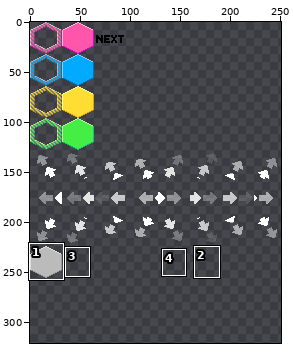
Two states of a sprite sheet, hex-32x32.png. The picture above shows the old version from afar; the outline marks the close-up.
Close-up. Before the edit:
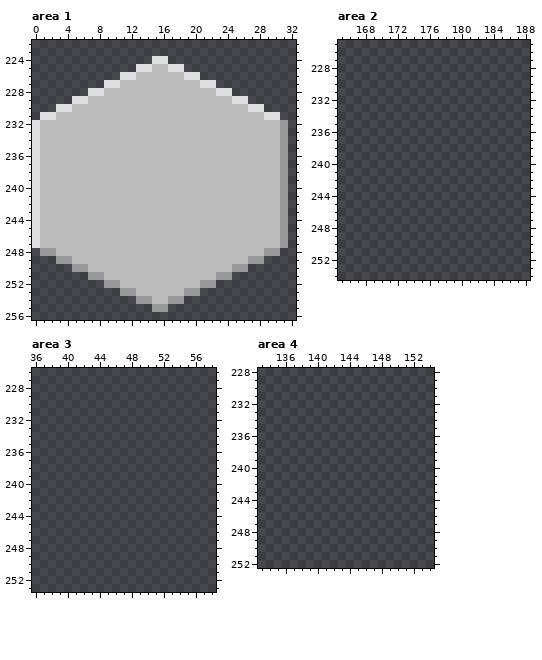
The file is 288x352 pixels. Shown: area 1: x 0..32, y 222..256; area 2: x 165..188, y 225..254; area 3: x 36..58, y 226..253; area 4: x 133..154, y 228..252. The wide view leaves out empty margins. The commit also changed other parts of the picture, which this record leaves out.
After the commit:
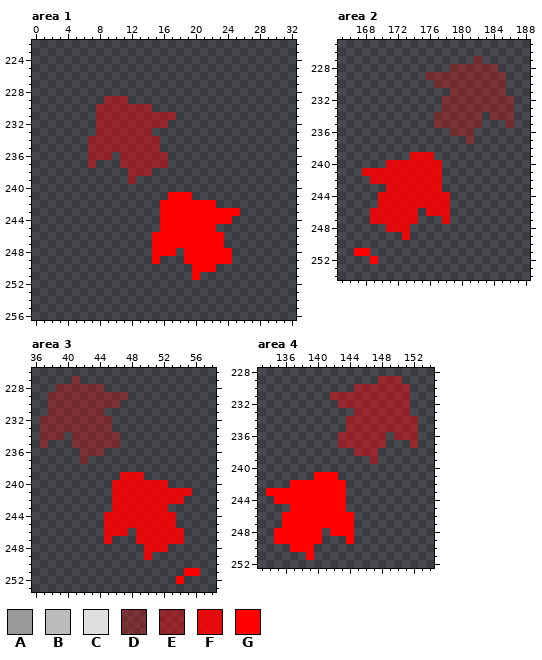
Palette (. is transparent): A #999999  B #bbbbbb  C #dfdfdf  D #ff000049  E #ff00006d  F #ff0000db  G #ff0101
Difference:
Changed rows in their new state; - is an unchanged pixel.
Area 1:
first column x 0:
224 ---------------..---------------
225 -------------......-------------
226 -----------..........-----------
227 ---------..............---------
228 -------..................-------
229 -----....EEE...............-----
230 ---.....EEEEEEE..............---
231 -.......EEEEEEEEEE.............-
232 ........EEEEEEEEE...............
233 ........EEEEEEE.................
234 .......EEEEEEEEE................
235 .......EEEEEEEEE................
236 .......EEE.EEEEEE...............
237 .......E...EEEEEE...............
238 ............EEE.................
239 ............E...................
240 ................................
241 .................GGG............
242 ................GGGGGGG.........
243 ................GGGGGGGGGG......
244 ................GGGGGGGGG.......
245 ................GGGGGGG.........
246 ...............GGGGGGGGG........
247 ...............GGGGGGGGG........
248 -..............GGG.GGGGGG......-
249 ---............G...GGGGGG....---
250 -----...............GGG....-----
251 -------.............G....-------
252 ---------..............---------
253 -----------..........-----------
254 -------------......-------------
255 ---------------..---------------
Area 2:
first column x 167:
227 ---------------D----
228 ------------DDDDDD--
229 ---------DDDDDDDDDD-
230 ----------DDDDDDDDD-
231 ------------DDDDDDD-
232 -----------DDDDDDDDD
233 -----------DDDDDDDDD
234 ----------DDDDDD-DDD
235 ----------DDDDDD---D
236 ------------DDD-----
237 --------------D-----
239 -------FFF----------
240 ----FFFFFFF---------
241 -FFFFFFFFFF---------
242 --FFFFFFFFF---------
243 ----FFFFFFF---------
244 ---FFFFFFFFF--------
245 ---FFFFFFFFF--------
246 --FFFFFF-FFF--------
247 --FFFFFF---F--------
248 ----FFF-------------
249 ------F-------------
251 GG------------------
252 --G-----------------
Area 3:
first column x 37:
227 ----D---------------
228 --DDDDDD------------
229 -DDDDDDDDDD---------
230 -DDDDDDDDD----------
231 -DDDDDDD------------
232 DDDDDDDDD-----------
233 DDDDDDDDD-----------
234 DDD-DDDDDD----------
235 D---DDDDDD----------
236 -----DDD------------
237 -----D--------------
239 ----------FFF-------
240 ---------FFFFFFF----
241 ---------FFFFFFFFFF-
242 ---------FFFFFFFFF--
243 ---------FFFFFFF----
244 --------FFFFFFFFF---
245 --------FFFFFFFFF---
246 --------FFF-FFFFFF--
247 --------F---FFFFFF--
248 -------------FFF----
249 -------------F------
251 ------------------GG
252 -----------------G--
Area 4:
first column x 134:
229 --------------EEE--
230 -----------EEEEEEE-
231 --------EEEEEEEEEE-
232 ---------EEEEEEEEE-
233 -----------EEEEEEE-
234 ----------EEEEEEEEE
235 ----------EEEEEEEEE
236 ---------EEEEEE-EEE
237 ---------EEEEEE---E
238 -----------EEE-----
239 -------------E-----
241 ------GGG----------
242 ---GGGGGGG---------
243 GGGGGGGGGG---------
244 -GGGGGGGGG---------
245 ---GGGGGGG---------
246 --GGGGGGGGG--------
247 --GGGGGGGGG--------
248 -GGGGGG-GGG--------
249 -GGGGGG---G--------
250 ---GGG-------------
251 -----G-------------
